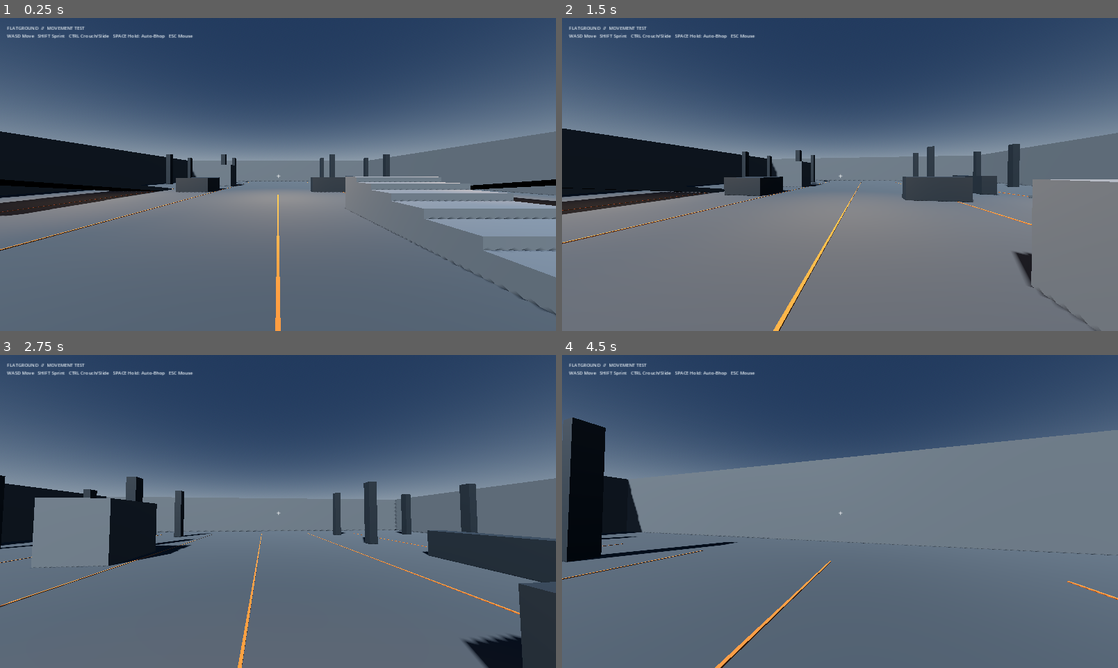
Above: before the commit, frames 1-4 (two rows, left to right).
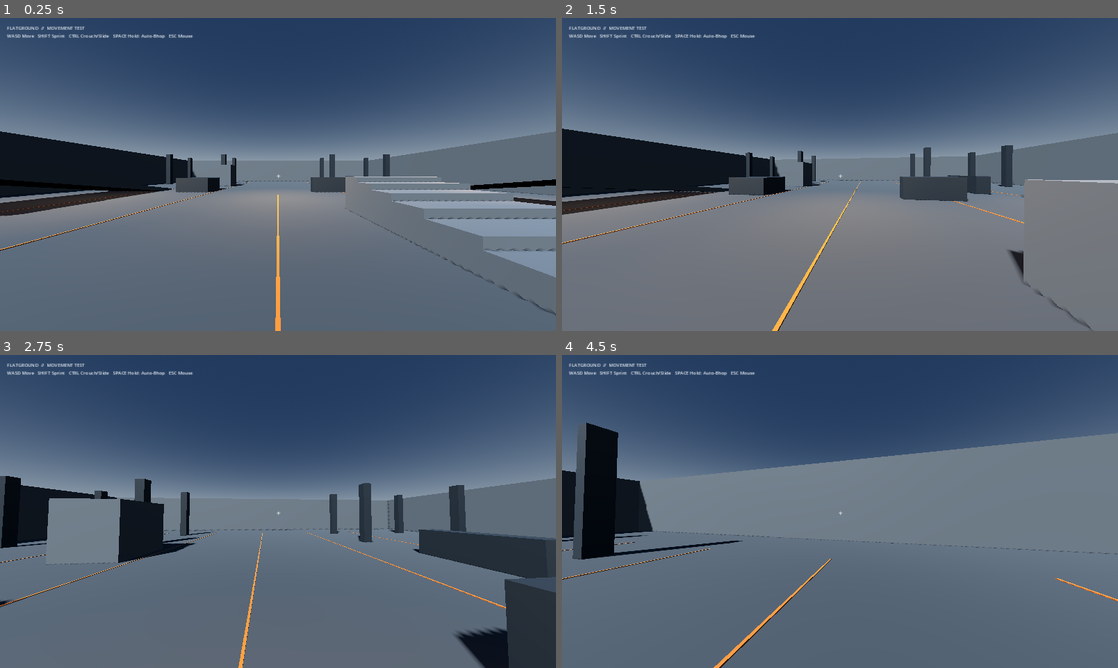
Above: after the commit, the same moments.

Repository: gggevego15-ui/Flatground
Game: Godot game, scene res://scenes/test_map.tscn
The game is run twice, just before and just after one commit, with the same random seed, the same clock (stepped at 60 frames per second) and the same inputs.
Inputs (mouse positions are in pixels of both pictures, inside the frame that each line leads up to):
- Up to frame 1 (0.25 s): no input
- Up to frame 2 (1.5 s): tap Enter at 0.5 s; move the mouse to (867, 174) at 0.52 s; hold Shift (sprint) 0.53-1.28 s; hold W (move_forward) from 0.53 s (still down); tap Space (jump) at 0.77, 0.8, 1.07, 1.35 s; move the mouse to (812, 174) at 1.27 s
- Up to frame 3 (2.75 s): keep holding W (move_forward); tap Space (jump) at 1.52, 1.82, 2.3 s; tap Shift (sprint) at 1.55 s; move the mouse to (289, 505) at 2.02 s; hold Ctrl (crouch) from 2.03 s (still down)
- Up to frame 4 (4.5 s): keep holding W (move_forward); move the mouse to (834, 517) at 2.77 s; release Ctrl (crouch) at 2.78 s; tap Shift (sprint) at 2.85 s; tap Space (jump) at 3.02, 3.32, 3.77, 3.8, 4.07, 4.35 s; move the mouse to (878, 514) at 3.52 s; hold Shift (sprint) 3.53-4.28 s; move the mouse to (795, 508) at 4.27 s

The runs differ from the first frame. In frame 1, less than 0.1% of the frame differs, in the area x 0-100%, y 40-92%; in frame 2, 2.4%; in frame 3, 5.6%, in the area x 0-100%, y 38-100%; in frame 4, 3.9%.

Commit message:
Improve immersive camera smoothing, landing response and movement sway

Diff:
--- a/scripts/player_controller.gd
+++ b/scripts/player_controller.gd
@@ -19,7 +19,14 @@
 @export var sprint_fov := 98.0
 @export var camera_smoothing := 12.0
 @export var headbob_amount := 0.035
-@export var landing_kick := 0.09
+@export var landing_kick := 0.16
+@export var landing_recovery := 10.0
+@export var look_smoothing := 24.0
+@export var strafe_roll_degrees := 2.0
+@export var sprint_sway_amount := 0.012
+@export var idle_breath_amount := 0.004
+@export var speed_fov_amount := 1.2
+@export var camera_effects_enabled := true
 
 @onready var head: Node3D = $Head
 @onready var camera: Camera3D = $Head/Camera3D
@@ -29,8 +36,11 @@
 var camera_stand_y := 1.62
 var camera_crouch_y := 1.02
 var pitch := 0.0
+var target_pitch := 0.0
 var bob_time := 0.0
 var landing_offset := 0.0
+var landing_velocity := 0.0
+var camera_clock := 0.0
 var was_on_floor := false
 var slide_active := false
 var slide_speed := 0.0
@@ -59,8 +69,7 @@
 func _unhandled_input(event: InputEvent) -> void:
 	if event is InputEventMouseMotion and Input.mouse_mode == Input.MOUSE_MODE_CAPTURED:
 		rotate_y(-event.relative.x * mouse_sensitivity)
-		pitch = clampf(pitch - event.relative.y * mouse_sensitivity, deg_to_rad(-89), deg_to_rad(89))
-		head.rotation.x = pitch
+		target_pitch = clampf(target_pitch - event.relative.y * mouse_sensitivity, deg_to_rad(-89), deg_to_rad(89))
 	if event is InputEventKey and event.pressed and event.keycode == KEY_ESCAPE:
 		Input.mouse_mode = Input.MOUSE_MODE_VISIBLE
 	if event is InputEventMouseButton and event.pressed:
@@ -76,7 +85,9 @@
 
 	if grounded:
 		if not was_on_floor and velocity.y < -2.0:
-			landing_offset = landing_kick
+			var impact := clampf(absf(velocity.y) / jump_velocity, 0.35, 2.2)
+			landing_offset = landing_kick * impact
+			landing_velocity = landing_recovery * impact * 0.08
 		if crouching and horizontal.length() > walk_speed * 0.7:
 			if not slide_active:
 				slide_active = true
@@ -116,22 +127,56 @@
 	was_on_floor = grounded
 
 func _update_camera(delta: float, crouching: bool, sprinting: bool) -> void:
+	camera_clock += delta
 	var horizontal_speed := Vector2(velocity.x, velocity.z).length()
-	if is_on_floor() and horizontal_speed > 0.5:
-		bob_time += delta * (12.0 if sprinting else 8.0)
+	var grounded := is_on_floor()
+	# Smooth pitch independently from yaw for a controlled, immersive view.
+	pitch = lerpf(pitch, target_pitch, 1.0 - exp(-look_smoothing * delta))
+	head.rotation.x = pitch
+
+	var moving := grounded and horizontal_speed > 0.5
 	var bob := Vector3.ZERO
-	if is_on_floor() and horizontal_speed > 0.5:
-		bob = Vector3(cos(bob_time * 0.5) * headbob_amount, sin(bob_time) * headbob_amount, 0.0)
-	landing_offset = move_toward(landing_offset, 0.0, delta * 0.65)
+	if moving:
+		var gait_rate := 8.5 if sprinting else 6.5
+		bob_time += delta * gait_rate * clampf(horizontal_speed / walk_speed, 0.65, 1.65)
+		if camera_effects_enabled:
+			var intensity := headbob_amount * (1.25 if sprinting else 1.0)
+			bob = Vector3(cos(bob_time * 0.5) * intensity, absf(sin(bob_time)) * intensity, 0.0)
+	elif camera_effects_enabled:
+		# Subtle idle breathing avoids a completely mechanical viewpoint.
+		bob.y = sin(camera_clock * 1.15) * idle_breath_amount
+
+	# A short dip on landing, followed by a smooth recovery.
+	landing_velocity = move_toward(landing_velocity, 0.0, landing_recovery * delta)
+	landing_offset = move_toward(landing_offset, 0.0, landing_recovery * 0.65 * delta)
 	var target_y := camera_crouch_y if crouching else camera_stand_y
-	var target_fov := sprint_fov if sprinting and horizontal_speed > walk_speed else base_fov
+	head.position.y = lerpf(head.position.y, target_y, 1.0 - exp(-camera_smoothing * delta))
+
+	var target_fov := base_fov
+	if sprinting:
+		target_fov = sprint_fov
+	elif horizontal_speed > walk_speed:
+		target_fov += minf(speed_fov_amount * (horizontal_speed - walk_speed), 3.0)
 	if slide_active:
-		target_fov += 2.0
-	head.position.y = lerpf(head.position.y, target_y, 1.0 - exp(-camera_smoothing * delta))
-	camera.position = camera.position.lerp(bob + Vector3(0, -landing_offset, 0), 1.0 - exp(-camera_smoothing * delta))
-	camera.fov = lerpf(camera.fov, target_fov, 1.0 - exp(-5.0 * delta))
-	var roll_target := -Input.get_axis("move_left", "move_right") * 0.012
+		target_fov += 2.5
+	if camera_effects_enabled:
+		target_fov += minf(horizontal_speed * 0.12, 1.5)
+	camera.fov = lerpf(camera.fov, target_fov, 1.0 - exp(-4.5 * delta))
+
+	var strafe := Input.get_axis("move_left", "move_right")
+	var roll_target := 0.0
+	if camera_effects_enabled:
+		roll_target = deg_to_rad(-strafe_roll_degrees) * strafe
+		if slide_active:
+			roll_target += deg_to_rad(-1.0) * strafe
 	head.rotation.z = lerpf(head.rotation.z, roll_target, 1.0 - exp(-camera_smoothing * delta))
+
+	var sprint_sway := Vector3.ZERO
+	if camera_effects_enabled and sprinting and moving:
+		sprint_sway.x = sin(bob_time * 0.5) * sprint_sway_amount
+		sprint_sway.y = cos(bob_time) * sprint_sway_amount * 0.6
+	var target_camera_position := bob + sprint_sway + Vector3(0.0, -landing_offset, 0.0)
+	camera.position = camera.position.lerp(target_camera_position, 1.0 - exp(-camera_smoothing * delta))
 	_update_capsule(crouching, delta)
 
 func _update_capsule(crouching: bool, delta: float) -> void:
